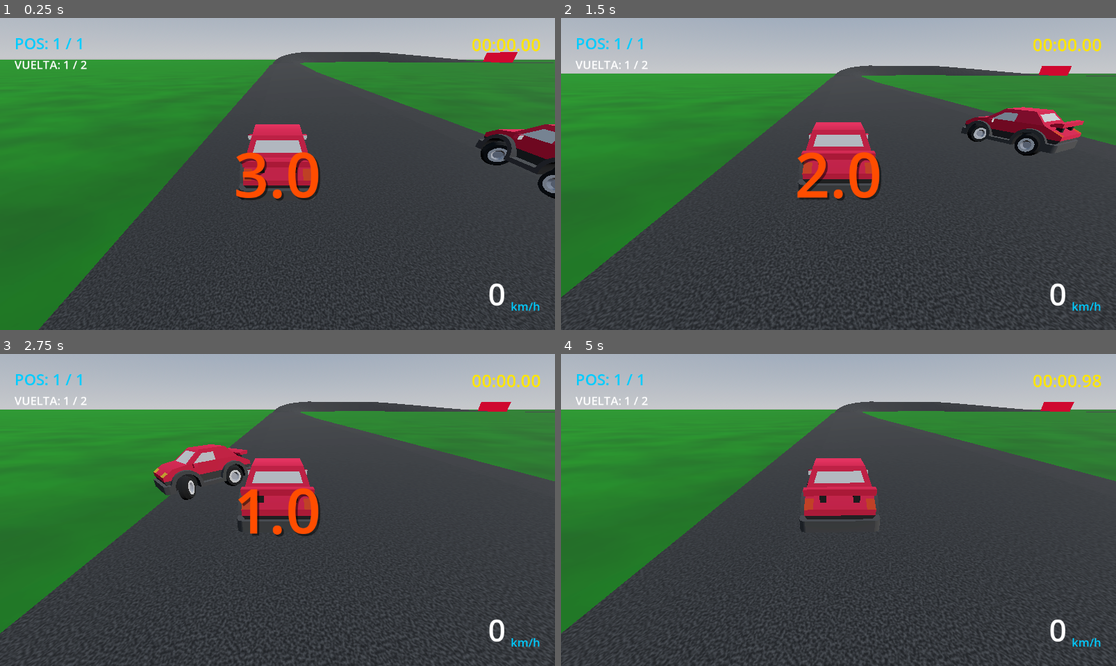
Above: before the commit, frames 1-4 (two rows, left to right).
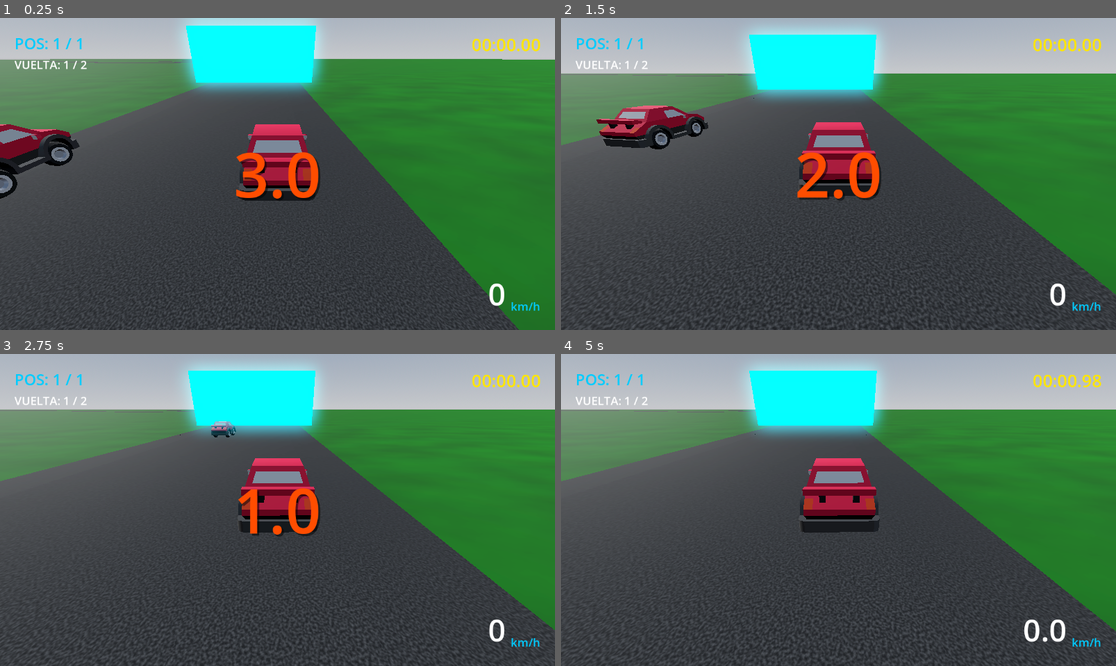
Above: after the commit, the same moments.

Repository: RafelToni/Horizon-X
Game: Godot game, scene res://scenes/prototype_track.tscn
Same seed, same stepped clock (60 frames per second), same inputs: the game is played once before the commit and once after it.
Inputs:
- Up to frame 1 (0.25 s): no input
- Up to frame 2 (1.5 s): hold D (Steer Right) 0.53-1.28 s; tap C (Clutch) at 0.6 s; hold S (Brakes) from 1.28 s (still down); tap W (Throttle) at 1.35 s
- Up to frame 3 (2.75 s): release S (Brakes) at 2.03 s; hold D (Steer Right) from 2.03 s (still down); tap T (Toggle Transmission) at 2.1 s
- Up to frame 4 (5 s): release D (Steer Right) at 2.78 s; hold F (Shift Up) 2.78-3.53 s; tap C (Clutch) at 2.85 s; hold A (Steer Left) from 3.53 s (still down); tap W (Throttle) at 3.6 s; tap T (Toggle Transmission) at 4.35 s

The runs differ from the first frame. In frame 1, 49% of the frame differs, in the area x 0-100%, y 0-100%; in frame 2, 38%; in frame 3, 38%; in frame 4, 38%.

Commit message:
fix: change vehicle starting directions, align checkpoints, fix HUD speedometer, and toggle checkpoint visibility

Diff:
--- a/project.godot
+++ b/project.godot
@@ -19,58 +19,58 @@
 config/features=PackedStringArray("4.7")
 config/icon="res://icon.svg"
 
+[autoload]
+
+PlayerProfile="*res://scripts/progression/player_profile.gd"
+
 [input]
 
 Brakes={
 "deadzone": 0.5,
-"events": [Object(InputEventKey,"resource_local_to_scene":fa …(172 unchanged characters)… eycode":83,"key_label":0,"unicode":115,"echo":false,"script":null)
-, Object(InputEventKey,"resource_local_to_scene":false,"reso …(166 unchanged characters)… ode":4194322,"key_label":0,"unicode":0,"echo":false,"script":null)
+"events": [Object(InputEventKey,"resource_local_to_scene":fa …(172 unchanged characters)… eycode":83,"key_label":0,"unicode":115,"location":0,"echo":false,"script":null)
+, Object(InputEventKey,"resource_local_to_scene":false,"reso …(166 unchanged characters)… ode":4194322,"key_label":0,"unicode":0,"location":0,"echo":false,"script":null)
 ]
 }
 Throttle={
 "deadzone": 0.5,
-"events": [Object(InputEventKey,"resource_local_to_scene":fa …(172 unchanged characters)… eycode":87,"key_label":0,"unicode":119,"echo":false,"script":null)
-, Object(InputEventKey,"resource_local_to_scene":false,"reso …(166 unchanged characters)… ode":4194320,"key_label":0,"unicode":0,"echo":false,"script":null)
+"events": [Object(InputEventKey,"resource_local_to_scene":fa …(172 unchanged characters)… eycode":87,"key_label":0,"unicode":119,"location":0,"echo":false,"script":null)
+, Object(InputEventKey,"resource_local_to_scene":false,"reso …(166 unchanged characters)… ode":4194320,"key_label":0,"unicode":0,"location":0,"echo":false,"script":null)
 ]
 }
 "Steer Left"={
 "deadzone": 0.5,
-"events": [Object(InputEventKey,"resource_local_to_scene":fa …(171 unchanged characters)… keycode":65,"key_label":0,"unicode":97,"echo":false,"script":null)
-, Object(InputEventKey,"resource_local_to_scene":false,"reso …(166 unchanged characters)… ode":4194319,"key_label":0,"unicode":0,"echo":false,"script":null)
+"events": [Object(InputEventKey,"resource_local_to_scene":fa …(171 unchanged characters)… keycode":65,"key_label":0,"unicode":97,"location":0,"echo":false,"script":null)
+, Object(InputEventKey,"resource_local_to_scene":false,"reso …(166 unchanged characters)… ode":4194319,"key_label":0,"unicode":0,"location":0,"echo":false,"script":null)
 ]
 }
 "Steer Right"={
 "deadzone": 0.5,
-"events": [Object(InputEventKey,"resource_local_to_scene":fa …(172 unchanged characters)… eycode":68,"key_label":0,"unicode":100,"echo":false,"script":null)
-, Object(InputEventKey,"resource_local_to_scene":false,"reso …(166 unchanged characters)… ode":4194321,"key_label":0,"unicode":0,"echo":false,"script":null)
+"events": [Object(InputEventKey,"resource_local_to_scene":fa …(172 unchanged characters)… eycode":68,"key_label":0,"unicode":100,"location":0,"echo":false,"script":null)
+, Object(InputEventKey,"resource_local_to_scene":false,"reso …(166 unchanged characters)… ode":4194321,"key_label":0,"unicode":0,"location":0,"echo":false,"script":null)
 ]
 }
 Handbrake={
 "deadzone": 0.5,
-"events": [Object(InputEventKey,"resource_local_to_scene":fa …(172 unchanged characters)… keycode":32,"key_label":0,"unicode":32,"echo":false,"script":null)
+"events": [Object(InputEventKey,"resource_local_to_scene":fa …(172 unchanged characters)… keycode":32,"key_label":0,"unicode":32,"location":0,"echo":false,"script":null)
 ]
 }
 Clutch={
 "deadzone": 0.5,
-"events": [Object(InputEventKey,"resource_local_to_scene":fa …(172 unchanged characters)… keycode":67,"key_label":0,"unicode":99,"echo":false,"script":null)
+"events": [Object(InputEventKey,"resource_local_to_scene":fa …(172 unchanged characters)… keycode":67,"key_label":0,"unicode":99,"location":0,"echo":false,"script":null)
 ]
 }
 "Toggle Transmission"={
 "deadzone": 0.5,
-"events": [Object(InputEventKey,"resource_local_to_scene":fa …(173 unchanged characters)… eycode":84,"key_label":0,"unicode":116,"echo":false,"script":null)
+"events": [Object(InputEventKey,"resource_local_to_scene":fa …(173 unchanged characters)… eycode":84,"key_label":0,"unicode":116,"location":0,"echo":false,"script":null)
 ]
 }
 "Shift Up"={
 "deadzone": 0.5,
-"events": [Object(InputEventKey,"resource_local_to_scene":fa …(173 unchanged characters)… eycode":70,"key_label":0,"unicode":102,"echo":false,"script":null)
+"events": [Object(InputEventKey,"resource_local_to_scene":fa …(173 unchanged characters)… eycode":70,"key_label":0,"unicode":102,"location":0,"echo":false,"script":null)
 ]
 }
 "Shift Down"={
 "deadzone": 0.5,
-"events": [Object(InputEventKey,"resource_local_to_scene":fa …(173 unchanged characters)… eycode":82,"key_label":0,"unicode":114,"echo":false,"script":null)
+"events": [Object(InputEventKey,"resource_local_to_scene":fa …(173 unchanged characters)… eycode":82,"key_label":0,"unicode":114,"location":0,"echo":false,"script":null)
 ]
 }
-
-[autoload]
-
-PlayerProfile="*res://scripts/progression/player_profile.gd"
--- a/scenes/prototype_track.tscn
+++ b/scenes/prototype_track.tscn
@@ -33,7 +33,7 @@
 vehicle_node = NodePath("PlayerVehicle")
 
 [node name="PlayerVehicle" parent="PlayerController" groups=["player", "vehicles"] instance=ExtResource("2_car")]
-transform = Transform3D(1, 0, 0, 0, 1, 0, 0, 0, 1, -3.0, 0.92, -2.0)
+transform = Transform3D(-1, 0, -8.74228e-08, 0, 1, 0, 8.74228e-08, 0, -1, -3.0, 0.92, -15.0)
 center_of_mass_mode = 1
 linear_damp_mode = 1
 angular_damp_mode = 1
@@ -43,7 +43,7 @@
 vehicle = NodePath("..")
 
 [node name="Camera3D" type="Camera3D" parent="." node_paths=PackedStringArray("follow_this")]
-transform = Transform3D(1, 0, 0, 0, 0.989776, 0.142629, 0, -0.142629, 0.989776, -3.0, 1.58, 3.8)
+transform = Transform3D(-1, 0, -8.74228e-08, 0, 0.989776, 0.142629, 8.74228e-08, 0.142629, -0.989776, -3.0, 1.58, -20.0)
 script = ExtResource("5_camera")
 follow_distance = 4
 follow_this = NodePath("../PlayerController/PlayerVehicle")
@@ -57,7 +57,7 @@
 difficulty = 0.75
 
 [node name="AIVehicle" parent="AIController" groups=["ai", "vehicles"] instance=ExtResource("2_car")]
-transform = Transform3D(1, 0, 0, 0, 1, 0, 0, 0, 1, 3.0, 0.92, -2.0)
+transform = Transform3D(-1, 0, -8.74228e-08, 0, 1, 0, 8.74228e-08, 0, -1, 3.0, 0.92, -15.0)
 center_of_mass_mode = 1
 linear_damp_mode = 1
 angular_damp_mode = 1
--- a/scripts/events/checkpoint.gd
+++ b/scripts/events/checkpoint.gd
@@ -34,19 +34,16 @@
 	if not is_inside_tree() or not mesh_indicator:
 		return
 
+	# Solo hacer visible el checkpoint si es el siguiente objetivo activo del jugador
+	mesh_indicator.visible = is_active
+
 	# Duplicar el material para evitar cambiar el de todas las instancias del disco
 	var mat = mesh_indicator.get_active_material(0)
 	if mat:
 		var new_mat = mat.duplicate() as StandardMaterial3D
 		if new_mat:
-			if is_active:
-				new_mat.albedo_color = active_color
-				new_mat.emission_enabled = true
-				new_mat.emission = active_color
-				new_mat.emission_energy_multiplier = 4.0 # Brillo intenso para guiar al jugador
-			else:
-				new_mat.albedo_color = inactive_color
-				new_mat.emission_enabled = true
-				new_mat.emission = inactive_color
-				new_mat.emission_energy_multiplier = 0.5 # Brillo tenue
+			new_mat.albedo_color = active_color
+			new_mat.emission_enabled = true
+			new_mat.emission = active_color
+			new_mat.emission_energy_multiplier = 4.0 # Brillo intenso para guiar al jugador
 			mesh_indicator.material_override = new_mat
--- a/scripts/ui/hud.gd
+++ b/scripts/ui/hud.gd
@@ -2,7 +2,7 @@
 # Controla y actualiza los elementos visuales de la interfaz de usuario en tiempo real.
 extends CanvasLayer
 
-@onready var speed_label: Label = $HUDContainer/BottomRight/SpeedValue
+@onready var speed_label: Label = $HUDContainer/BottomRight/HBoxContainer/SpeedValue
 @onready var lap_label: Label = $HUDContainer/TopLeft/LapValue
 @onready var time_label: Label = $HUDContainer/TopRight/TimeValue
 @onready var pos_label: Label = $HUDContainer/TopLeft/PositionValue
Not shown: 1 places in resources/events/prototype_race.tres that only renumber resources
Not shown: 1 places in scenes/prototype_track.tscn that only renumber resources
Not shown, added: scripts/events/ai_racer.gd.uid
Not shown, added: scripts/events/checkpoint.gd.uid
Not shown, added: scripts/events/event_data.gd.uid
Not shown, added: scripts/events/event_runner.gd.uid
Not shown, added: scripts/progression/player_profile.gd.uid
Not shown, added: scripts/ui/hud.gd.uid
